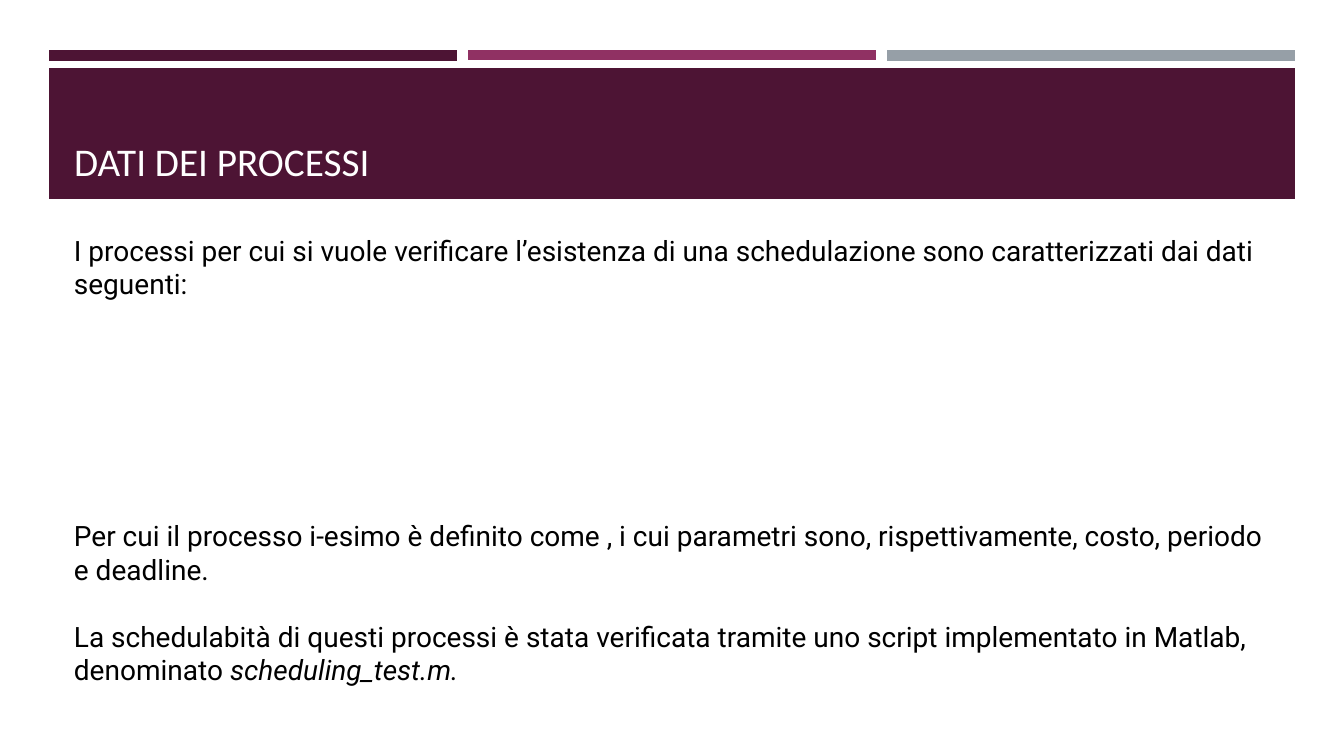
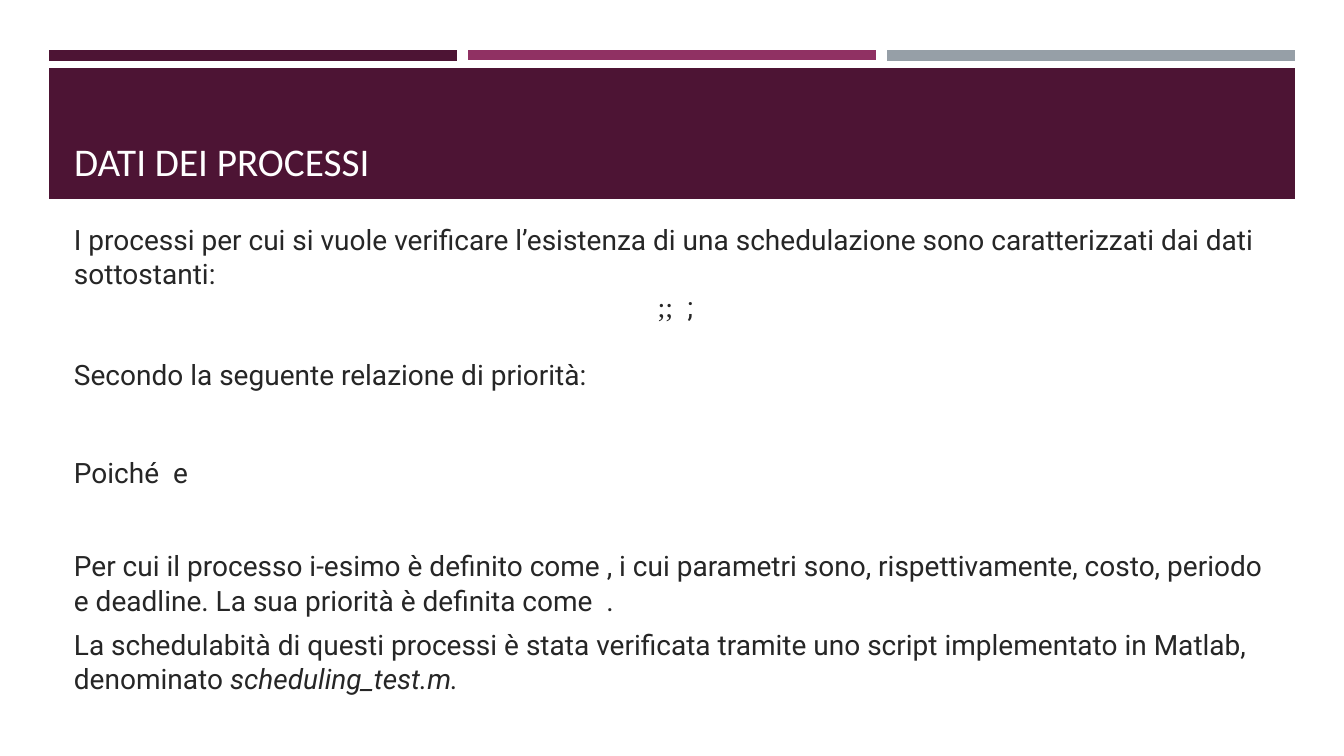
Before and after one commit to ivochan/SchedulingExercise, a slide deck: slide 37 of Algoritmi di scheduling real-time.odp. Drawn at 1344x756 pixels with LibreOffice and Linux fonts; fonts in the diff are those of the drawing. Boxes give left, top, right and bottom in pixels: in the first picture for what was removed or moved away, otherwise in the second. Text is boxed around its words. In the diff, an @@ line names an element or a change of style, - is before the commit and + after.

```diff
--- a/Algoritmi di scheduling real-time.odp
+++ b/Algoritmi di scheduling real-time.odp
@@ text "I processi per cui si ...": place and size @@
-text "I processi per cui si ..." at [74, 239, 1262, 686]
+text "I processi per cui si ..." at [74, 228, 1262, 695]
@@ text at [74, 228, 1262, 617]: text changed; text colour #000000 to #262626 @@
-I processi per cui si vuole verificare l’esistenza di una schedulazione sono caratterizzati dai dati seguenti:
-Per cui il processo i-esimo è definito come , i cui parametri sono, rispettivamente, costo, periodo e deadline.
+I processi per cui si vuole verificare l’esistenza di una schedulazione sono caratterizzati dai dati sottostanti:
+;; ;
+Secondo la seguente relazione di priorità:
+Poiché e
+Per cui il processo i-esimo è definito come , i cui parametri sono, rispettivamente, costo, periodo e deadline. La sua priorità è definita come .
@@ text at [74, 633, 1246, 695]: text colour #000000 to #262626 in "La schedulabità di questi processi è stata ..." @@
```
Also in this commit, not shown: 6 other slides changed, 5 slides added, 1 slide removed, 7 other files.
